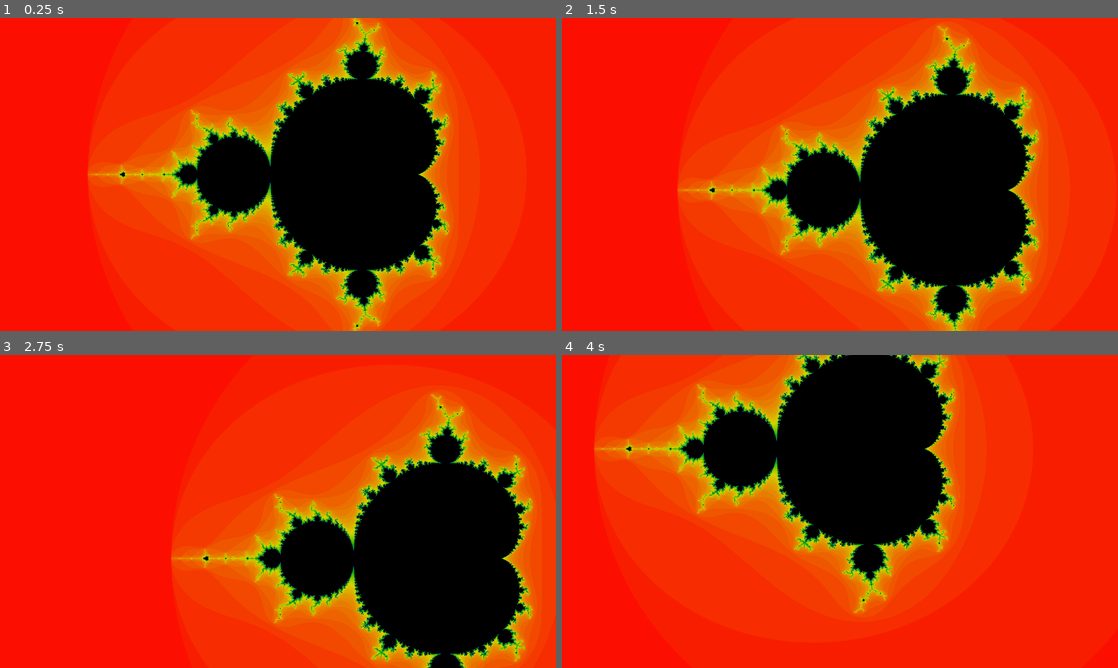
Above: before the commit, frames 1-4 (two rows, left to right).
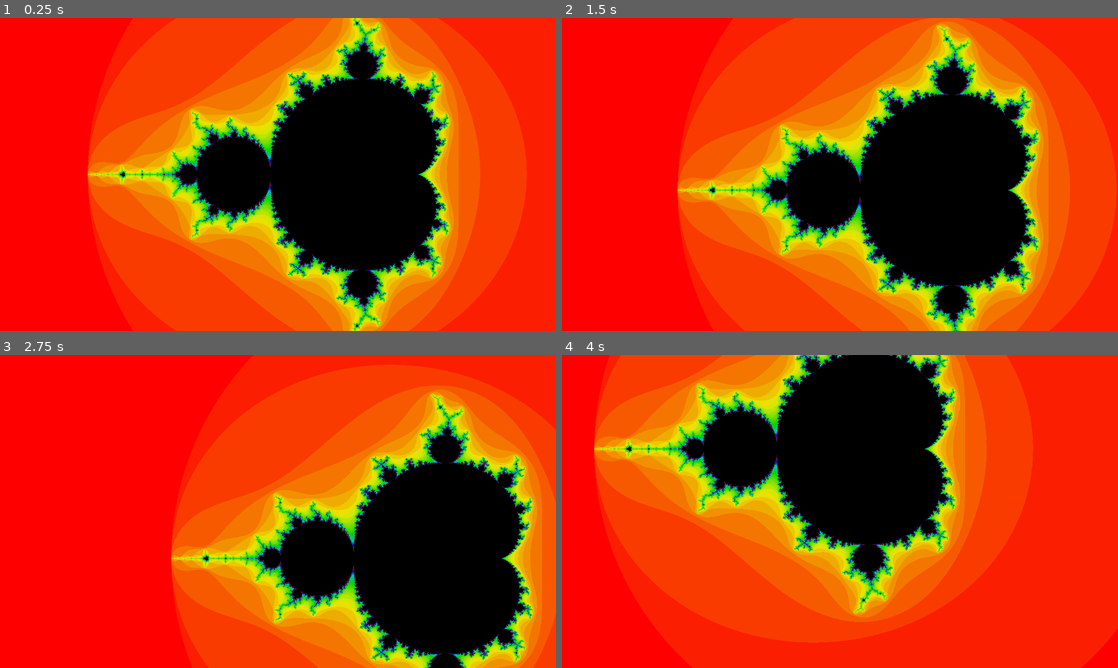
Above: after the commit, the same moments.

Repository: bliepp/mandelbrot_set_godot
Game: Godot game, scene res://scenes/Main2D.tscn
The game is run twice, just before and just after one commit, with the same random seed, the same clock (stepped at 60 frames per second) and the same inputs.
Inputs (mouse positions are in pixels of both pictures, inside the frame that each line leads up to):
- Up to frame 1 (0.25 s): no input
- Up to frame 2 (1.5 s): tap Enter at 0.5 s; move the mouse to (962, 158) at 0.52 s; tap F at 0.6 s; click (962, 158) at 0.67 s; tap Space at 1.25 s; drag from (728, 190) to (812, 237) at 1.27 s
- Up to frame 3 (2.75 s): tap Enter at 2 s; move the mouse to (333, 442) at 2.02 s; tap F at 2.1 s; click (333, 442) at 2.17 s
- Up to frame 4 (4 s): tap Space at 2.75 s; drag from (812, 574) to (673, 464) at 2.77 s; tap Enter at 3.5 s; move the mouse to (1006, 558) at 3.52 s; tap F at 3.6 s; click (1006, 558) at 3.67 s

The runs differ from the first frame. In frame 1, 31% of the frame differs, in the area x 15-87%, y 0-100%; in frame 2, 30%; in frame 3, 27%; in frame 4, 25%.

Commit message:
Change SCREEN_UV to UV coordinates

Diff:
--- a/scripts/ColorRect.gd
+++ b/scripts/ColorRect.gd
@@ -39,6 +39,8 @@
 			details(+1)
 		if event.scancode == KEY_MINUS:
 			details(-1)
+		if event.scancode == KEY_F:
+			screenshot("screenshot.png")
 
 	# zoom in/out
 	if event is InputEventMouseButton and event.button_index == BUTTON_WHEEL_UP:
@@ -57,7 +59,7 @@
 		if draggable:
 			var xrange = mat.get_shader_param("x_range_max") - mat.get_shader_param("x_range_min")
 			var yrange = mat.get_shader_param("y_range_max") - mat.get_shader_param("y_range_min")
-			move(-xrange/size.x * mouse[0], yrange/size.y * mouse[1]) # convert relative mosue movement (px) to range change on canvas
+			move(-xrange/size.x * mouse[0], -yrange/size.y * mouse[1]) # convert relative mosue movement (px) to range change on canvas
 
 
 func move(x, y):
@@ -101,6 +103,10 @@
 		mat.set_shader_param("iterations", new)
 
 
+func screenshot(filename):
+	get_viewport().get_texture().get_data().save_png(filename)
+
+
 func resize():
 	self.margin_right = size.x
 	self.margin_bottom = size.y
--- a/shaders/mandelbrot.shader
+++ b/shaders/mandelbrot.shader
@@ -34,8 +34,8 @@
 }
 
 void fragment(){
-	vec2 c = get_coordinate(SCREEN_UV, x_range_min, x_range_max, y_range_min, y_range_max);
-	vec2 z = vec2(0,0);
+	vec2 c = get_coordinate(UV, x_range_min, x_range_max, y_range_min, y_range_max);
+	vec2 z = vec2(c.x,c.y);
 
 	int i = 0;
 	while(i < iterations && z.x*z.x+z.y*z.y < 4.0){
@@ -45,5 +45,5 @@
 		i++;
 	}
 	float m = float(i)/float(iterations);
-	COLOR.rgb = hsv(360.0*m, 1.0, 1.0-m);
+	COLOR.rgb = hsv(2.0*360.0*m, 1.0, 1.0-m);
 }
